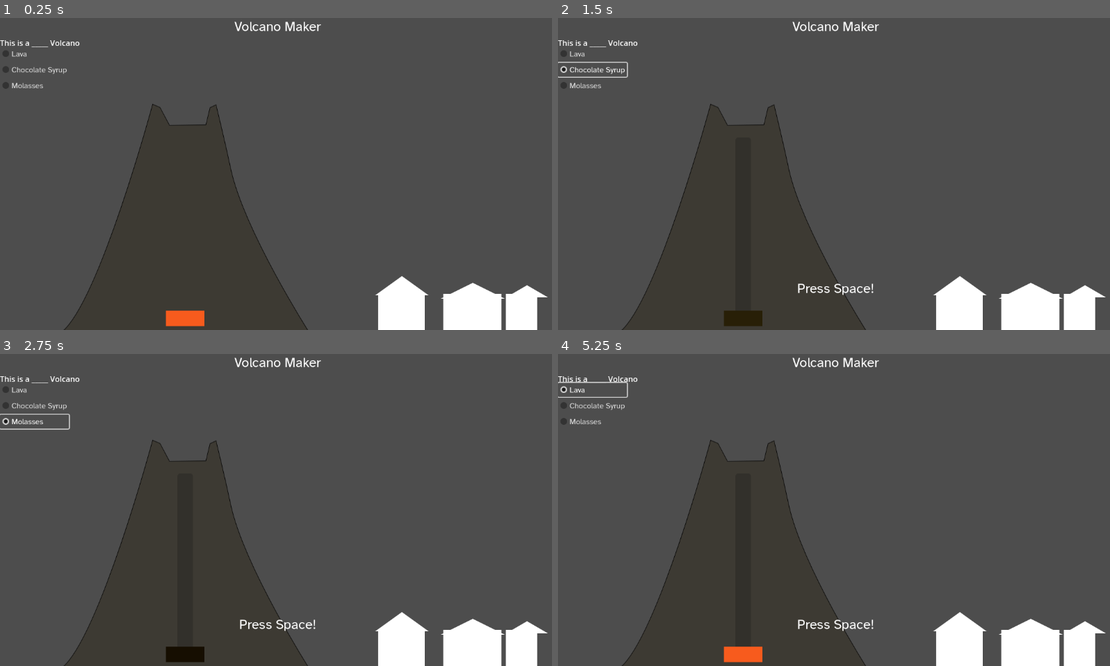
Above: before the commit, frames 1-4 (two rows, left to right).
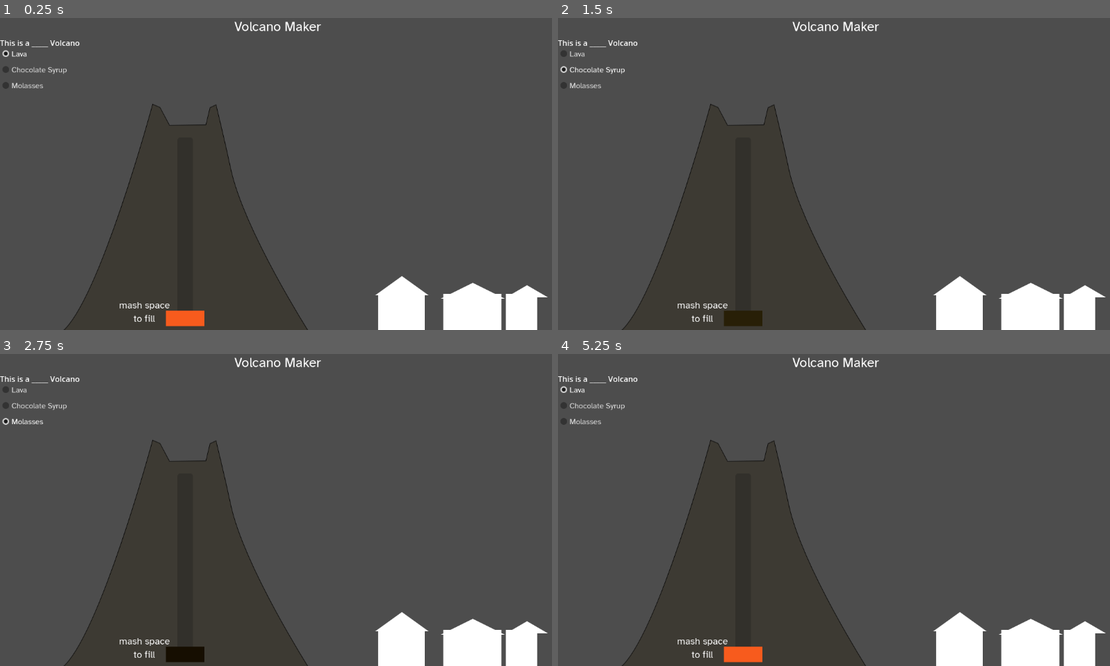
Above: after the commit, the same moments.

Repository: wycre/volcanomaker
Game: Godot game, scene res://Game.tscn
Same seed, same stepped clock (60 frames per second), same inputs: the game is played once before the commit and once after it.
Inputs:
- Up to frame 1 (0.25 s): no input
- Up to frame 2 (1.5 s): click "Lava" at 0.5 s; click "Chocolate Syrup" at 1.25 s
- Up to frame 3 (2.75 s): click "Molasses" at 2 s
- Up to frame 4 (5.25 s): click "Lava" at 2.75 s; click "Chocolate Syrup" at 3.5 s; click "Molasses" at 4.25 s; click "Lava" at 5 s

The runs differ from the first frame. In frame 1, 0.2% of the frame differs, in the area x 0-31%, y 10-98%; in frame 2, 0.4%, in the area x 0-58%, y 14-98%; in frame 3, 0.4%; in frame 4, 0.4%.

Commit message:
update fluid system

Diff:
--- a/Game.tscn
+++ b/Game.tscn
@@ -1,12 +1,13 @@
-[gd_scene load_steps=10 format=3 uid="uid://b7pcprka6u8cd"]
+[gd_scene load_steps=11 format=3 uid="uid://b7pcprka6u8cd"]
 
 [ext_resource type="Texture2D" uid="uid://c63rm1ai832eb" path="res://Assets/Volcano.svg" id="1_03k7c"]
 [ext_resource type="FontFile" uid="uid://pcf4t0nk81jy" path="res://Assets/Fonts/AtkinsonHyperlegible-Regular.ttf" id="1_81cud"]
 [ext_resource type="Script" path="res://Scripts/main.gd" id="1_yyjb8"]
 [ext_resource type="Theme" uid="uid://dnhbhyk8gn2sa" path="res://Assets/MainTheme.tres" id="4_ag2wq"]
 [ext_resource type="ButtonGroup" uid="uid://cedg0umu6dmep" path="res://LavaTypeGroup.tres" id="5_ssoie"]
-[ext_resource type="Script" path="res://Scripts/progress_bar.gd" id="6_j3p58"]
+[ext_resource type="Script" path="res://Scripts/FluidTube.gd" id="6_j3p58"]
 [ext_resource type="Texture2D" uid="uid://cxxu6vsaaawbd" path="res://Assets/Town.png" id="6_ni75q"]
+[ext_resource type="Script" path="res://Scripts/FluidReservior.gd" id="8_jewuj"]
 [ext_resource type="Texture2D" uid="uid://c23txl0khgj6s" path="res://Assets/Newspaper Background.png" id="9_ho3an"]
 [ext_resource type="Script" path="res://Scripts/newspaper_text.gd" id="10_q8k4m"]
 
@@ -55,35 +56,46 @@
 
 [node name="LavaCheckBox" type="CheckBox" parent="VolcanoContentButtons"]
 layout_mode = 2
+focus_mode = 0
 theme = ExtResource("4_ag2wq")
+button_pressed = true
 button_group = ExtResource("5_ssoie")
 text = "Lava"
 
 [node name="ChocoCheckBox" type="CheckBox" parent="VolcanoContentButtons"]
 layout_mode = 2
+focus_mode = 0
 theme = ExtResource("4_ag2wq")
 button_group = ExtResource("5_ssoie")
 text = "Chocolate Syrup"
 
 [node name="Molasses" type="CheckBox" parent="VolcanoContentButtons"]
 layout_mode = 2
+focus_mode = 0
 theme = ExtResource("4_ag2wq")
 button_group = ExtResource("5_ssoie")
 text = "Molasses "
 
 [node name="CallToAction" type="Label" parent="."]
-visible = false
-offset_left = 448.0
-offset_top = 544.0
-offset_right = 704.0
-offset_bottom = 592.0
-theme_type_variation = &"HeaderLarge"
+layout_mode = 0
+offset_left = 208.0
+offset_top = 584.0
+offset_right = 392.0
+offset_bottom = 640.0
+theme_type_variation = &"HeaderSmall"
 theme_override_fonts/font = ExtResource("1_81cud")
-text = "Press Space!"
+text = "mash space
+to fill"
 horizontal_alignment = 1
 
-[node name="ProgressBar" type="ProgressBar" parent="."]
-visible = false
+[node name="VBoxContainer" type="VBoxContainer" parent="."]
+layout_mode = 0
+offset_left = 344.0
+offset_top = 248.0
+offset_right = 424.0
+offset_bottom = 640.0
+
+[node name="FluidTube" type="ProgressBar" parent="." groups=["FluidChannel"]]
 layout_mode = 0
 offset_left = 368.0
 offset_top = 248.0
@@ -93,12 +105,13 @@
 show_percentage = false
 script = ExtResource("6_j3p58")
 
-[node name="Reservior" type="Panel" parent="."]
+[node name="FluidReservior" type="Panel" parent="." groups=["FluidChannel"]]
 layout_mode = 0
 offset_left = 344.0
 offset_top = 608.0
 offset_right = 424.0
 offset_bottom = 640.0
+script = ExtResource("8_jewuj")
 
 [node name="NewspaperBackground" type="Sprite2D" parent="." groups=["Newspaper"]]
 visible = false
@@ -129,7 +142,4 @@
 offset_bottom = 552.0
 text = "Reset"
 
-[connection signal="toggled" from="VolcanoContentButtons/LavaCheckBox" to="." method="_on_radio_toggled" binds= ["LavaCheckBox", "Lava"]]
-[connection signal="toggled" from="VolcanoContentButtons/ChocoCheckBox" to="." method="_on_radio_toggled" binds= ["ChocoCheckBox", "Chocolate Syrup"]]
-[connection signal="toggled" from="VolcanoContentButtons/Molasses" to="." method="_on_radio_toggled" binds= ["Molasses", "Molasses"]]
 [connection signal="pressed" from="ResetButton" to="." method="_on_reset_button_pressed"]
--- /dev/null
+++ b/Scripts/FluidReservior.gd
@@ -0,0 +1,27 @@
+extends Panel
+
+const Fluids = preload("res://Scripts/Fluids.gd").Fluids
+
+
+var _fluid_material: StyleBoxFlat
+var _fluid_type: Fluids
+
+func _ready() -> void:
+	# Clone fluid material from FluidTube
+	_fluid_material = get_node("../FluidTube")._fluid_material
+	add_theme_stylebox_override("panel", _fluid_material)
+
+
+# Called every frame. 'delta' is the elapsed time since the previous frame.
+func _process(delta: float) -> void:
+	pass
+
+
+func change_color(fluid_type: Fluids):
+	_fluid_type = fluid_type
+	if fluid_type == Fluids.LAVA:
+		_fluid_material.bg_color = Color("f75b1d")
+	if fluid_type == Fluids.CHOCO:
+		_fluid_material.bg_color = Color("281f07")
+	if fluid_type == Fluids.MOLASSES:
+		_fluid_material.bg_color = Color("160e01")
--- /dev/null
+++ b/Scripts/FluidTube.gd
@@ -0,0 +1,51 @@
+extends ProgressBar
+
+const Fluids = preload("res://Scripts/Fluids.gd").Fluids
+
+
+var _fluid_material = StyleBoxFlat.new()
+var _fluid_type: Fluids
+
+func _ready() -> void:
+	change_color(Fluids.LAVA) # Default to Lava Color
+	add_theme_stylebox_override("fill", _fluid_material)
+
+
+# Called every frame. 'delta' is the elapsed time since the previous frame.
+func _process(delta: float) -> void:
+	# Handle Fluid Increase
+	if Input.is_action_just_pressed("ui_select"):
+		if value < 100:
+			value += 3 + (randi() % 6)
+		if value >= 100:
+			var newspaper_background = get_node("../NewspaperBackground")
+			var newspaper_text = get_node("../NewspaperText")
+			var reset_button = get_node("../ResetButton")
+			newspaper_background.visible = true
+			newspaper_text.visible = true
+			reset_button.visible = true
+	# Handle Fluid Decay
+	else:
+		match _fluid_type:
+			Fluids.LAVA:
+				value -= 1 * delta
+			Fluids.CHOCO:
+				value -= 5 * delta
+			Fluids.MOLASSES:
+				value -= 1 * delta
+
+
+
+# Changes the color of the fluid and resets progress
+func change_color(fluid_type: Fluids):
+	print("Color Change Requested: ", fluid_type)
+	_fluid_type = fluid_type
+	if fluid_type == Fluids.LAVA:
+		_fluid_material.bg_color = Color("f75b1d")
+	if fluid_type == Fluids.CHOCO:
+		_fluid_material.bg_color = Color("281f07")
+	if fluid_type == Fluids.MOLASSES:
+		_fluid_material.bg_color = Color("160e01")
+
+	# Reset progress when chaning fluid types
+	value = 0
--- /dev/null
+++ b/Scripts/Fluids.gd
@@ -0,0 +1,5 @@
+enum Fluids { # Match order to the order of checkboxes in the scene
+	LAVA,
+	CHOCO,
+	MOLASSES
+}
--- a/Scripts/call_to_action.gd
+++ /dev/null
@@ -1,12 +0,0 @@
-extends RigidBody2D
-
-
-# Called when the node enters the scene tree for the first time.
-func _ready() -> void:
-	pass # Replace with function body.
-
-
-# Called every frame. 'delta' is the elapsed time since the previous frame.
-func _process(delta: float) -> void:
-	# Handle Spacebar Jamming
-	pass
--- a/Scripts/main.gd
+++ b/Scripts/main.gd
@@ -1,9 +1,17 @@
 extends Control
+
+const Fluids = preload("res://Scripts/Fluids.gd").Fluids
 
 
 # Called when the node enters the scene tree for the first time.
 func _ready() -> void:
-	pass # Replace with function body.
+
+	# Bind Fluid choice checkboxes
+	var i = 0
+	for object in $VolcanoContentButtons.get_children():
+		object.toggled.connect(_on_radio_toggled.bind(i))
+		i += 1
+
 
 
 # Called every frame. 'delta' is the elapsed time since the previous frame.
@@ -11,14 +19,13 @@
 	pass
 
 
-func _on_radio_toggled(button_pressed, name, value):
-	# Enable other elements
-	$CallToAction.visible = true
-	var progbar = get_node("ProgressBar")
-	progbar._change_color(name)
-	progbar.visible = true
+func _on_radio_toggled(button_pressed, fluid_type: Fluids):
+	if button_pressed:
+		# Set Fluid Channel Colors
+		$FluidTube.change_color(fluid_type)
+		$FluidReservior.change_color(fluid_type)
 
-	get_node("NewspaperText")._change_text(name)
+		get_node("NewspaperText")._change_text(name)  # TODO Newspaper Text Engine
 
 
 # Reset state to begining
@@ -26,12 +33,16 @@
 	$NewspaperBackground.visible = false
 	$NewspaperText.visible = false
 	$ResetButton.visible = false
-	$CallToAction.visible = false
 
-	$ProgressBar._change_color("LavaCheckBox")
-	$ProgressBar.value = 0
-	$ProgressBar.visible = false
+	$FluidTube.change_color(Fluids.LAVA)
+	$FluidReservior.change_color(Fluids.LAVA)
 
 	for button in $VolcanoContentButtons.get_children():
 		if button.button_pressed == true:
 			button.button_pressed = false
+	$VolcanoContentButtons/LavaCheckBox.button_pressed = true
+
+
+
+func test(toggled_on: bool, extra_arg_0: int) -> void:
+	pass # Replace with function body.
--- a/Scripts/progress_bar.gd
+++ /dev/null
@@ -1,35 +0,0 @@
-extends ProgressBar
-
-var sb = StyleBoxFlat.new()
-# Called when the node enters the scene tree for the first time.
-func _ready() -> void:
-	sb.bg_color = Color("f75b1d") # Default to lava color
-	add_theme_stylebox_override("fill", sb)
-	get_node("../Reservior").add_theme_stylebox_override("panel", sb)
-	pass # Replace with function body.
-
-
-# Called every frame. 'delta' is the elapsed time since the previous frame.
-func _process(delta: float) -> void:
-	if Input.is_action_just_pressed("ui_select"):
-		if value < 100:
-			value += 3 + (randi() % 6)
-		if value >= 100:
-			var npbg = get_node("../NewspaperBackground")
-			var nptxt = get_node("../NewspaperText")
-			var rstbtn = get_node("../ResetButton")
-			npbg.visible = true
-			nptxt.visible = true
-			rstbtn.visible = true
-
-	pass
-
-
-func _change_color(name):
-	if name == "LavaCheckBox":
-		sb.bg_color = Color("f75b1d")
-	if name == "ChocoCheckBox":
-		sb.bg_color = Color("281f07")
-	if name == "Molasses":
-		sb.bg_color = Color("160e01")
-	pass
